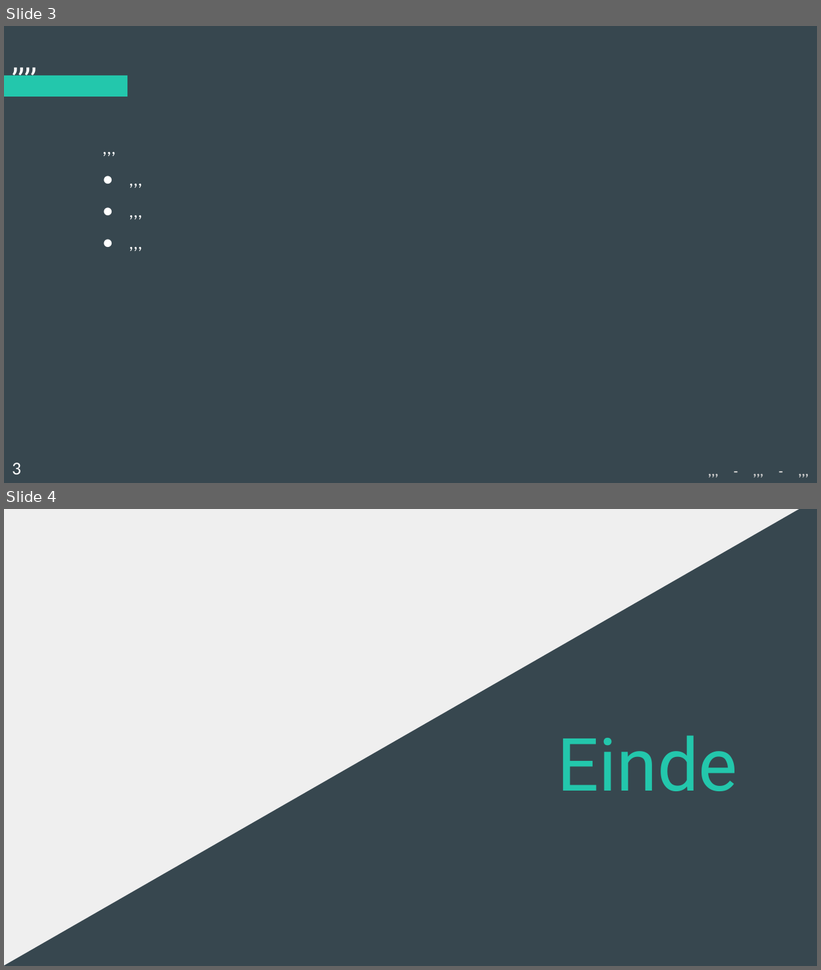
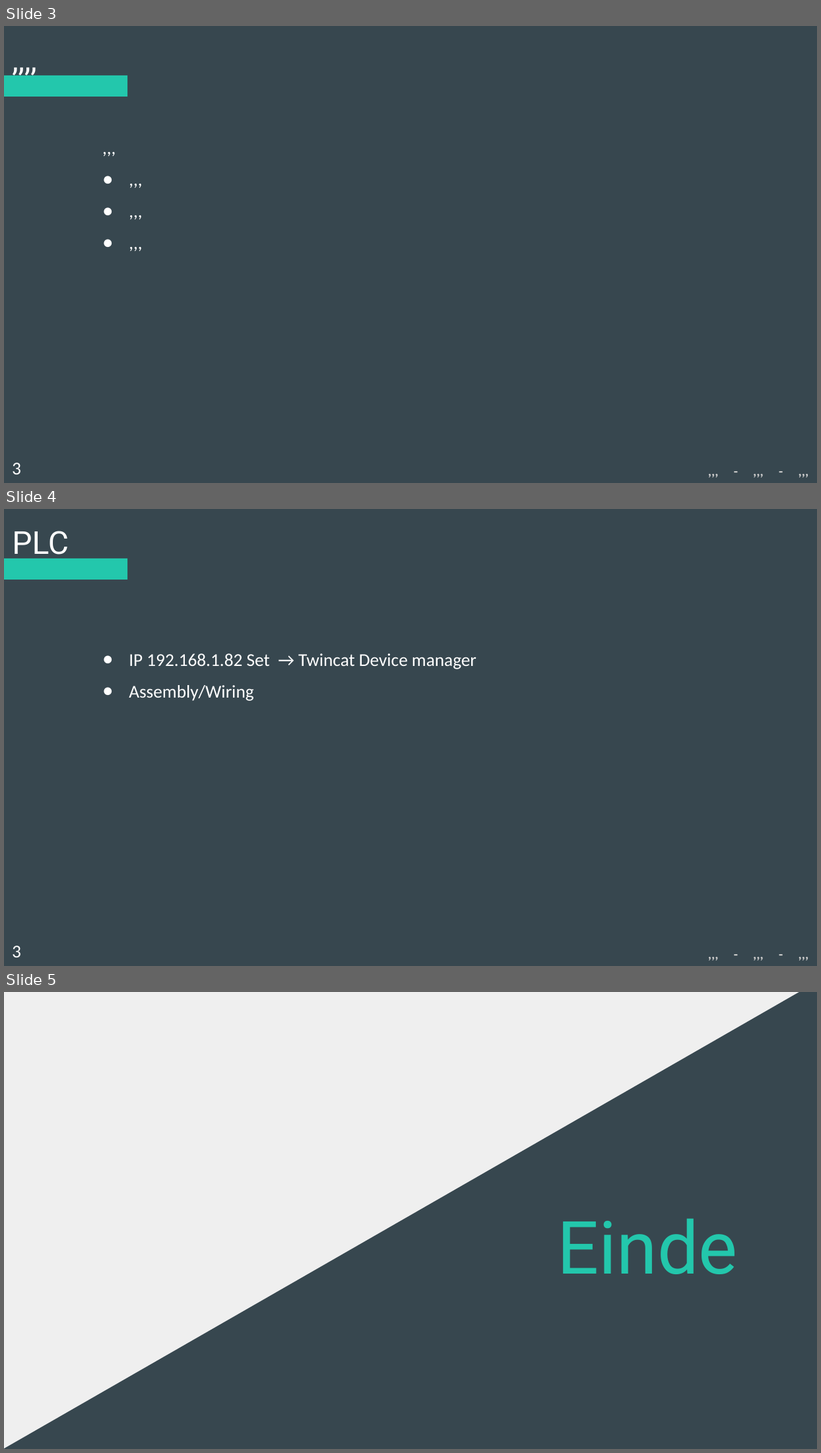
Before and after one commit to Koffiejoe/IA-EnOcean, a slide deck: Presentaties/3Wekelijkse PowerPoint/nieuweppt.pptx. Shown one above the other, each under a label of ours: slides 3 and 4 before the commit, slides 3, 4 and 5 after it. The pictures are 821x970 and 821x1453 pixels, drawn with LibreOffice and Linux fonts; fonts in the diff are those of the drawing. Boxes give left, top, right and bottom in pixels: in the first picture for what was removed or moved away, otherwise in the second. Text is boxed around its words. In the diff, an @@ line names an element or a change of style, - is before the commit and + after.

Commit message:
Aanpassing Michiel

```diff
--- a/Presentaties/3Wekelijkse PowerPoint/nieuweppt.pptx
+++ b/Presentaties/3Wekelijkse PowerPoint/nieuweppt.pptx
@@ slide 4 added at [4, 509, 817, 966], background #37474F; not listed: 1 template element that a slide beside it also shows @@
@@ title added at [12, 531, 69, 562], 28 pt, text #FFFFFF @@
+PLC
@@ subtitle added at [129, 654, 477, 701], 16 pt, text #FFFFFF @@
+● IP 192.168.1.82 Set → Twincat Device manager
+● Assembly/Wiring
@@ text added at [476, 941, 817, 966], 12 pt, text #CCCCCC, bold @@
+,,, - ,,, - ,,,
@@ text added at [12, 946, 21, 958], 16 pt, text #FFFFFF @@
+3
@@ what was slide 4 is now slide 5 @@
```
